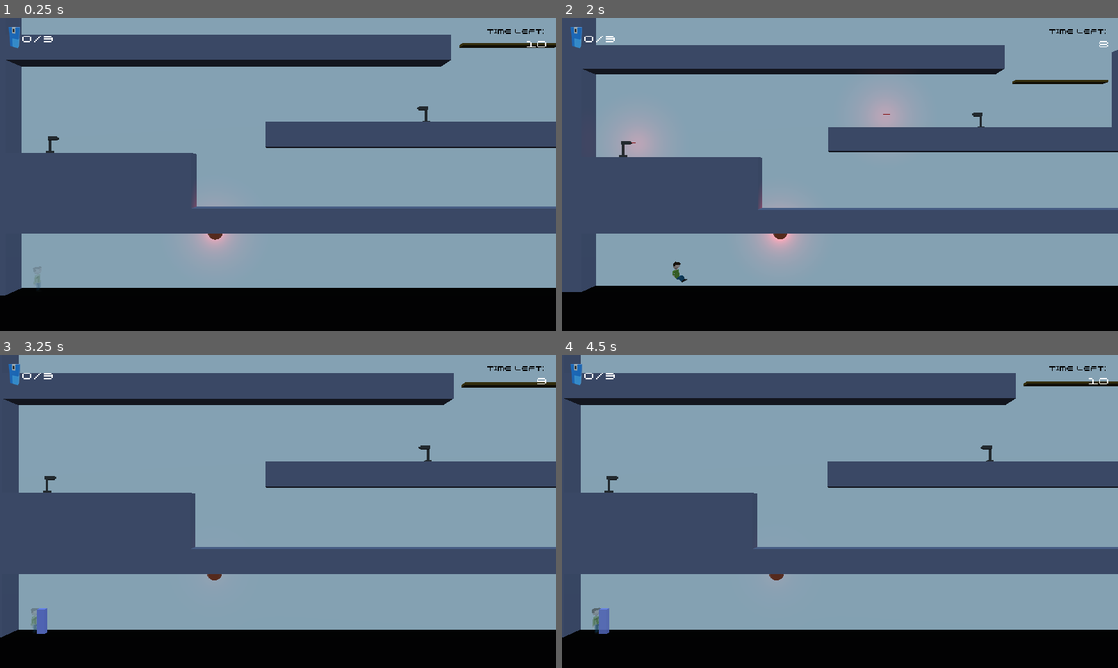
Above: before the commit, frames 1-4 (two rows, left to right).
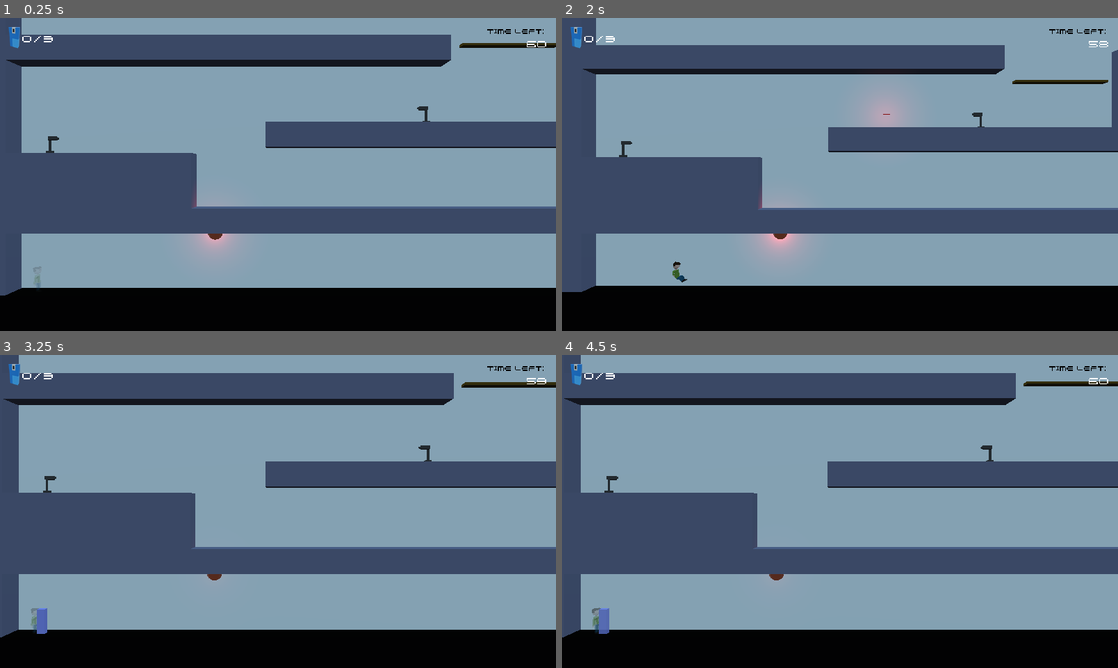
Above: after the commit, the same moments.

Repository: dsaltares/ludumdare-47
Game: Godot game, scene res://David/DavidPlayground.tscn
Two runs of this game, one before a commit and one after it. Both use one fixed random seed, a clock stepped at 60 frames per second and the inputs below. This scene is started directly instead of the project's main scene. Sound files missing from this copy of the repository are replaced by a short silence.
Inputs:
- Up to frame 1 (0.25 s): no input
- Up to frame 2 (2 s): hold D (move_right) from 0.53 s (still down); tap N (new_run) at 0.6, 1.35 s; tap Space (jump) at 0.77, 1.52 s
- Up to frame 3 (3.25 s): release D (move_right) at 2.03 s; hold A (move_left) from 2.03 s (still down); tap N (new_run) at 2.1, 2.85 s; tap Space (jump) at 3.02 s
- Up to frame 4 (4.5 s): tap N (new_run) at 3.6, 4.35 s; tap Space (jump) at 3.77 s; release A (move_left) at 4.28 s; hold D (move_right) from 4.28 s (still down)

The runs differ from the first frame. In frame 1, less than 0.1% of the frame differs, in the area x 94-97%, y 7-10%; in frame 2, 0.7%, in the area x 9-97%, y 7-45%; in frame 3, less than 0.1%; in frame 4, less than 0.1%.
Error in both runs: Invalid get index '0' (on base: 'Array'). (res://Ghosts/Ghost.gd:35)

Commit message:
adjust laser timings

Diff:
--- a/game/Level/Level.tscn
+++ b/game/Level/Level.tscn
@@ -123,6 +123,7 @@
 
 [node name="LaserTurret" parent="Environment/Traps" instance=ExtResource( 9 )]
 transform = Transform( 1, 0, 0, 0, 1, 0, 0, 0, 1, -45, 11.5, 0 )
+shooting_rate = 2.25
 
 [node name="LaserTurret2" parent="Environment/Traps" instance=ExtResource( 9 )]
 transform = Transform( -1, 0, -3.25841e-07, 0, 1, 0, 3.25841e-07, 0, -1, -13.6604, 14, 0 )
@@ -221,7 +222,7 @@
 transform = Transform( 1, 0, 0, 0, -1, 3.25841e-07, 0, -3.25841e-07, -1, -31.3698, 4.84361, -1.33776 )
 
 [node name="LoopTimer" type="Timer" parent="."]
-wait_time = 10.0
+wait_time = 60.0
 one_shot = true
 autostart = true
 
